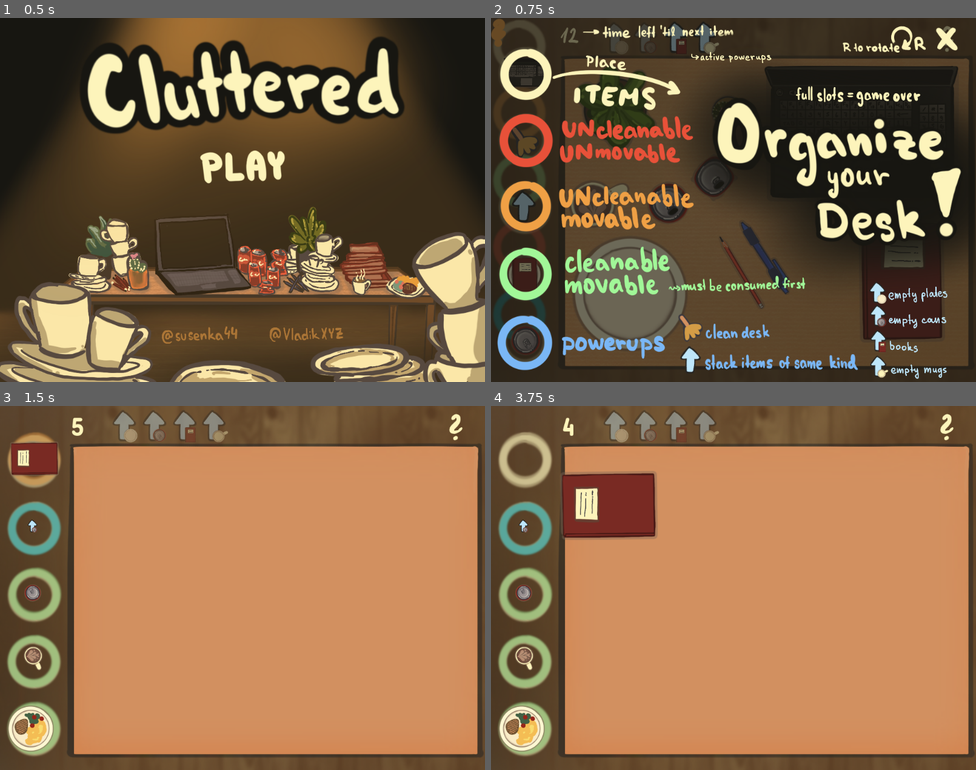
Above: before the commit, frames 1-4 (two rows, left to right).
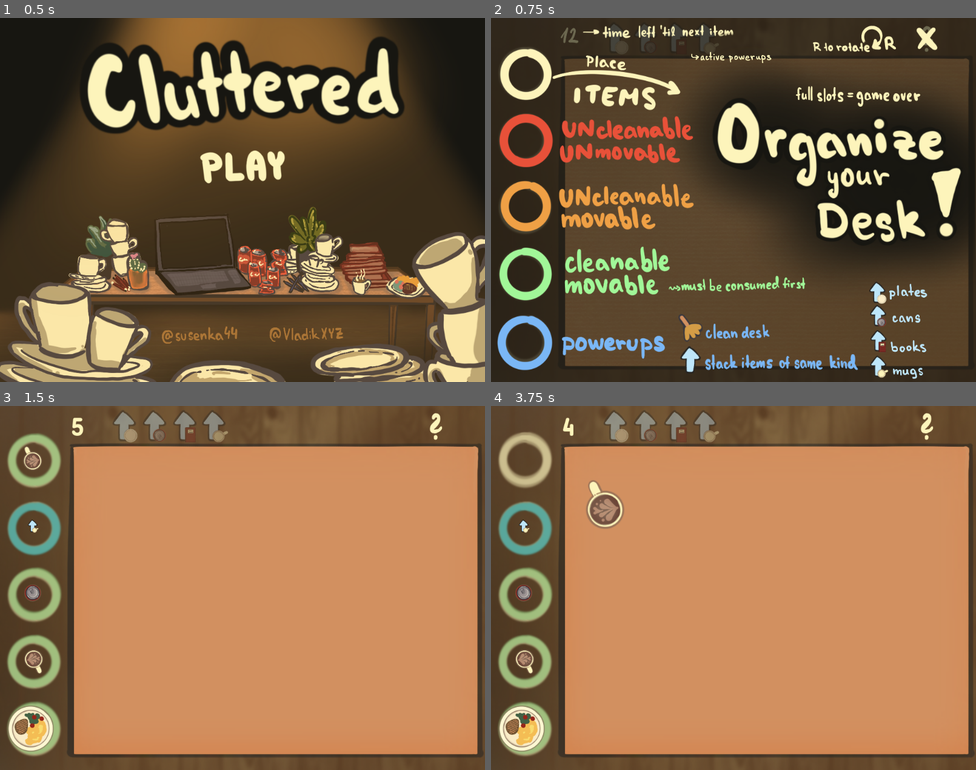
Above: after the commit, the same moments.

Repository: Nekaque/GJTraining
Game: Godot game, scene res://scenes/menu.tscn
The game is run twice, just before and just after one commit, with the same random seed, the same clock (stepped at 60 frames per second) and the same inputs.
Inputs (mouse positions are in pixels of both pictures, inside the frame that each line leads up to; where the layout moved, square brackets give the same spot in the first picture):
- Up to frame 1 (0.5 s): no input
- Up to frame 2 (0.75 s): click (733, 167) at 0.5 s
- Up to frame 3 (1.5 s): click (436, 427) [455, 427] at 1.25 s
- Up to frame 4 (3.75 s): click (927, 427) [946, 427] at 2 s; click (927, 427) [946, 427] at 2.75 s; tap Enter at 3.5 s; drag from (524, 460) to (767, 598) at 3.52 s

Frame 1 is identical in both runs. In frame 2, 16% of the frame differs, in the area x 0-97%, y 0-100%; in frame 3, 1.6%; in frame 4, 4.0%.

Commit message:
hrnky zasrany

Diff:
--- a/assets/animations.tres
+++ b/assets/animations.tres
@@ -40,17 +40,17 @@
 atlas = ExtResource("3_avmjv")
 region = Rect2(0, 0, 388, 388)
 
-[sub_resource type="AtlasTexture" id="AtlasTexture_tw6oh"]
-atlas = ExtResource("1_m1nji")
-region = Rect2(426, 320, 213, 160)
-
-[sub_resource type="AtlasTexture" id="AtlasTexture_gudva"]
-atlas = ExtResource("1_m1nji")
-region = Rect2(213, 320, 213, 160)
-
-[sub_resource type="AtlasTexture" id="AtlasTexture_40p04"]
-atlas = ExtResource("1_m1nji")
-region = Rect2(0, 320, 213, 160)
+[sub_resource type="AtlasTexture" id="AtlasTexture_8hmxy"]
+atlas = ExtResource("1_m1nji")
+region = Rect2(433, 322, 162, 161)
+
+[sub_resource type="AtlasTexture" id="AtlasTexture_3no78"]
+atlas = ExtResource("1_m1nji")
+region = Rect2(231, 322, 162, 161)
+
+[sub_resource type="AtlasTexture" id="AtlasTexture_pvfyn"]
+atlas = ExtResource("1_m1nji")
+region = Rect2(29, 322, 162, 161)
 
 [sub_resource type="AtlasTexture" id="AtlasTexture_wxrev"]
 atlas = ExtResource("2_ftkoa")
@@ -149,13 +149,13 @@
 }, {
 "frames": [{
 "duration": 1.0,
-"texture": SubResource("AtlasTexture_tw6oh")
-}, {
-"duration": 1.0,
-"texture": SubResource("AtlasTexture_gudva")
-}, {
-"duration": 0.01,
-"texture": SubResource("AtlasTexture_40p04")
+"texture": SubResource("AtlasTexture_8hmxy")
+}, {
+"duration": 1.0,
+"texture": SubResource("AtlasTexture_3no78")
+}, {
+"duration": 1.0,
+"texture": SubResource("AtlasTexture_pvfyn")
 }],
 "loop": false,
 "name": &"coffee",
--- a/scenes/item.tscn
+++ b/scenes/item.tscn
@@ -47,6 +47,7 @@
 [node name="Sprite" type="AnimatedSprite2D" parent="."]
 sprite_frames = ExtResource("1_4gq7n")
 animation = &"coffee"
+frame_progress = 0.489775
 
 [node name="TableColider" type="Area2D" parent="."]
 collision_layer = 4
@@ -68,8 +69,7 @@
 shape = SubResource("RectangleShape2D_6muww")
 
 [node name="CoffeeCollider" type="CollisionShape2D" parent="."]
-visible = false
-position = Vector2(-28, 1)
+position = Vector2(-6, -1)
 rotation = -0.0742677
 shape = SubResource("CircleShape2D_d265e")
 
--- a/scenes/main.tscn
+++ b/scenes/main.tscn
@@ -129,10 +129,10 @@
 text = "12"
 
 [node name="help" type="TextureButton" parent="."]
-offset_left = 946.0
-offset_top = 14.0
-offset_right = 986.0
-offset_bottom = 77.0
+offset_left = 905.0
+offset_top = 11.0
+offset_right = 945.0
+offset_bottom = 74.0
 texture_normal = ExtResource("2_txiky")
 texture_hover = ExtResource("3_5hqo2")
 
@@ -145,9 +145,9 @@
 texture = ExtResource("5_tbgi4")
 
 [node name="cross" type="TextureButton" parent="Tutorial"]
-offset_left = 939.0
+offset_left = 898.0
 offset_top = 19.0
-offset_right = 985.0
+offset_right = 944.0
 offset_bottom = 69.0
 texture_normal = ExtResource("6_tefeu")
 texture_hover = ExtResource("8_h17kw")
--- a/scripts/main.gd
+++ b/scripts/main.gd
@@ -10,7 +10,7 @@
 var scale
 var random = RandomNumberGenerator.new()
 # ['steak', 'book', 'coffee', 'can', 'pc', 'cactus', 'pencil', 'pen', 'plant']
-var probs = [5, 5, 5, 5, 0.2, 0.3, 1.2, 1.2, 0.7, 5, 5, 5, 5, 0]
+var probs =  [1, 0.6, 3, 3, 0.2, 0.3, 1.2, 1.2, 0.7, 0.5, 0.5, 0.5, 0.5, 1]
 var shake = false
 var holding = load("res://assets/buttons/hand_holding.png")
 var default = load("res://assets/buttons/hand_default.png")
@@ -124,7 +124,7 @@
 
 				elif (dragging.from >= 0):
 					score+=1
-					if (score%5 == 0): time -= 0.3
+					if (score%5 == 0) and time > 0.7: time -= 0.3
 					$End/Score.text = str(score)
 					occupied[dragging.from] = false
 					dragging.placed()
Binary file changed: assets/backgrounds/layout_temp.png
Binary file changed: assets/backgrounds/tutorial.png
